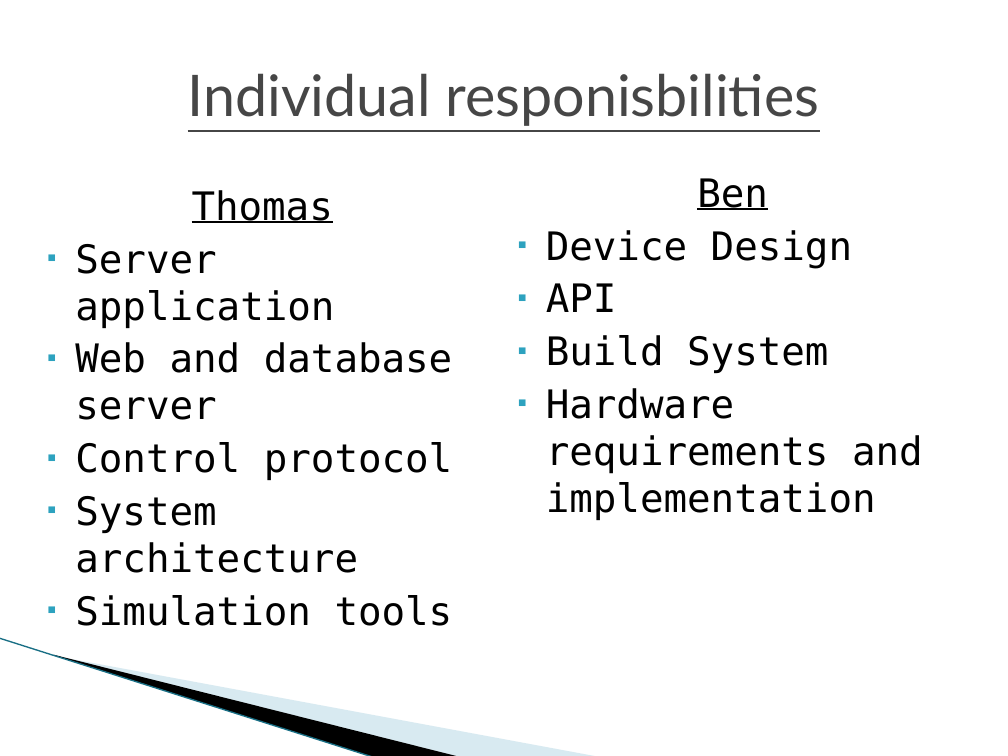
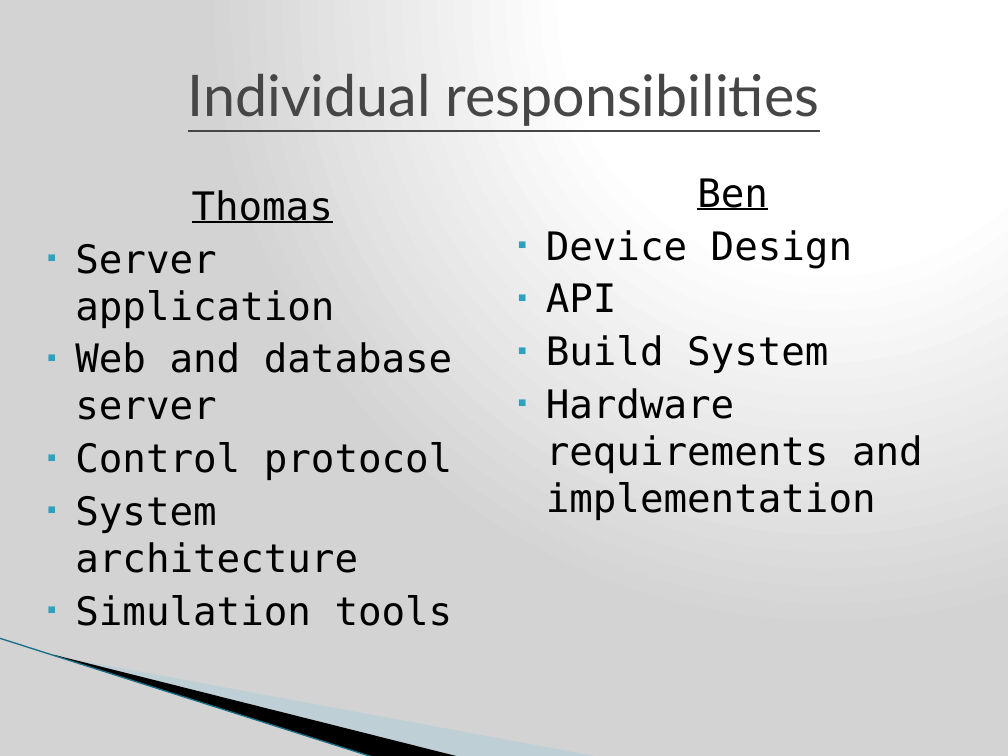
Before and after one commit to nomastmas/raichu, a slide deck: slide 23 of docs/final_presentation_ben.pptx (slide 13 before the commit). Drawn at 1008x756 pixels with LibreOffice and Linux fonts; fonts in the diff are those of the drawing; background and template pictures are left out. Boxes give left, top, right and bottom in pixels: in the first picture for what was removed or moved away, otherwise in the second. Text is boxed around its words. In the diff, an @@ line names an element or a change of style, - is before the commit and + after.

```diff
--- a/docs/final_presentation_ben.pptx
+++ b/docs/final_presentation_ben.pptx
@@ background #FFFFFF to gradient #FFFFFF to #D3D3D3 @@
@@ title at [188, 73, 820, 126]: text changed @@
-Individual responisbilities
+Individual responsibilities
```
Also in this commit, not shown: 13 other slides changed, 11 slides added, 1 other file.
